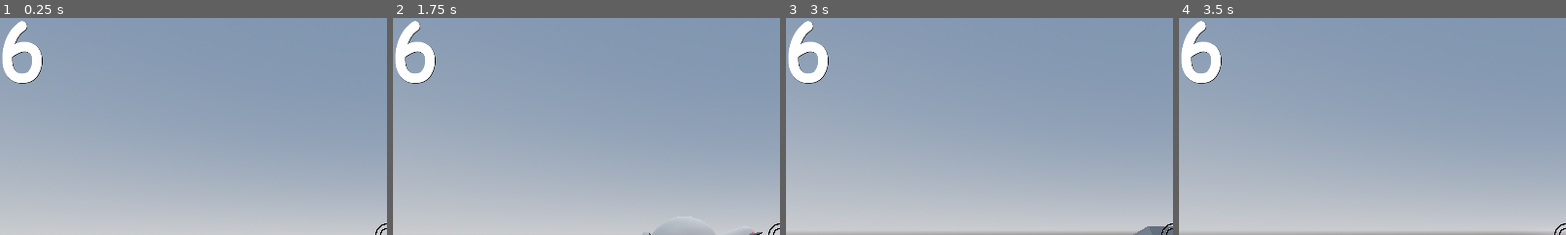
Above: before the commit, frames 1-4 (left to right).
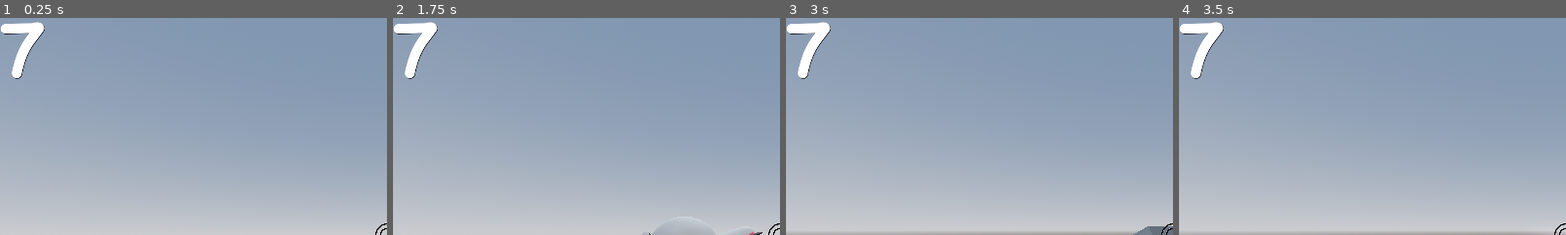
Above: after the commit, the same moments.

Repository: hasofit/NARUTO-FPS-LES-GO
Game: Godot game, scene res://scenes/world.tscn
The game is run twice, just before and just after one commit, with the same random seed, the same clock (stepped at 60 frames per second) and the same inputs.
Inputs (mouse positions are % of the whole screen's width and height, from its top left):
- Up to frame 1 (0.25 s): no input
- Up to frame 2 (1.75 s): move the mouse to (55, 50) at 0.52 s; hold W (move_forward) from 0.53 s (still down); tap F (Kunai Wall) at 0.6 s; tap Space (jump) at 0.77, 1.52 s; move the mouse to (45, 50) at 1.27 s; tap Q (ShadowClone) at 1.35 s
- Up to frame 3 (3 s): keep holding W (move_forward); move the mouse to (52, 48) at 2.02 s; tap K (Start) at 2.1 s; move the mouse to (49, 52) at 2.77 s; click (49, 52) at 2.85 s
- Up to frame 4 (3.5 s): keep holding W (move_forward); tap Space (jump) at 3.02 s
The pictures show only the part of the screen within x 0-50%, y 0-50%; the shares and areas given below are measured in that part.

The runs differ from the first frame. In frame 1, 2.1% of the frame differs, in the area x 0-12%, y 1-31%; in frame 2, 2.1%; in frame 3, 2.1%; in frame 4, 2.1%.
Error in both runs: Cannot call method 'start' on a null value. (res://scripts/player.gd:98)

Commit message:
FIXED IT!

Diff:
--- a/scenes/test_dummy.tscn
+++ b/scenes/test_dummy.tscn
@@ -1,6 +1,7 @@
-[gd_scene load_steps=5 format=3 uid="uid://drpfbvemhhrno"]
+[gd_scene load_steps=6 format=3 uid="uid://drpfbvemhhrno"]
 
 [ext_resource type="Script" uid="uid://c3hmeaxxpwxuu" path="res://scripts/test_dummy.gd" id="1_p43bn"]
+[ext_resource type="PackedScene" uid="uid://dadce4uxg87qf" path="res://scenes/kunai_proj.tscn" id="2_gionw"]
 
 [sub_resource type="StandardMaterial3D" id="StandardMaterial3D_nnsk1"]
 albedo_color = Color(1, 0, 0, 1)
@@ -20,6 +21,7 @@
 collision_mask = 7
 sleeping = true
 script = ExtResource("1_p43bn")
+kunai = ExtResource("2_gionw")
 
 [node name="MeshInstance3D" type="MeshInstance3D" parent="."]
 transform = Transform3D(2, 0, 0, 0, 2, 0, 0, 0, 2, 0, 0, 0)
@@ -32,5 +34,9 @@
 transform = Transform3D(1, 0, 0, 0, 1, 0, 0, 0, 1, -0.00986129, 0.741112, 0.961075)
 
 [node name="Change" type="Timer" parent="."]
+autostart = true
+
+[node name="shooting_point" type="Marker3D" parent="."]
+transform = Transform3D(1, 0, 0, 0, 1, 0, 0, 0, 1, 0, 1.78549, 4.42925)
 
 [connection signal="timeout" from="Change" to="." method="_on_change_timeout"]
--- a/scenes/world.tscn
+++ b/scenes/world.tscn
@@ -126,16 +126,16 @@
 material = SubResource("StandardMaterial3D_7r4gi")
 
 [node name="CSGBox3D14" type="CSGBox3D" parent="terrain"]
-transform = Transform3D(77.41, 0, 0, 0, 47.4926, 0, 0, 0, 77.41, -200.966, -1.19222, 151.099)
-use_collision = true
-size = Vector3(0.147, 0.235, 0.071)
+transform = Transform3D(77.41, 0, 0, 0, 47.4926, 0, 0, 0, 77.41, -199.8, -1.19222, 151.099)
+use_collision = true
+size = Vector3(0.177138, 0.235, 0.071)
 material = SubResource("StandardMaterial3D_7r4gi")
 
 [node name="CSGBox3D17" type="CSGBox3D" parent="terrain/CSGBox3D14"]
-transform = Transform3D(1, 0, 0, 0, 1, 0, 0, 0, 1, -0.0139229, -0.0276876, -0.0221467)
-operation = 2
-use_collision = true
-size = Vector3(0.120088, 0.0864641, 0.0265403)
+transform = Transform3D(1, 0, 0, 0, 1, 0, 0, 0, 1, -0.0224752, -0.0161615, -0.0156591)
+operation = 2
+use_collision = true
+size = Vector3(0.137192, 0.109516, 0.0395153)
 material = SubResource("StandardMaterial3D_7r4gi")
 
 [node name="CSGBox3D12" type="CSGBox3D" parent="terrain"]
@@ -175,9 +175,9 @@
 material = SubResource("StandardMaterial3D_7r4gi")
 
 [node name="CSGBox3D16" type="CSGBox3D" parent="terrain"]
-transform = Transform3D(77.41, 0, 0, 0, 47.4926, 0, 0, 0, 77.41, -198.41, -1.28039, 155.066)
-use_collision = true
-size = Vector3(0.142284, 0.23521, 0.172652)
+transform = Transform3D(77.41, 0, 0, 0, 47.4926, 0, 0, 0, 77.41, -198.41, -1.28039, 157.746)
+use_collision = true
+size = Vector3(0.142284, 0.23521, 0.103416)
 material = SubResource("StandardMaterial3D_7r4gi")
 
 [node name="CSGBox3D15" type="CSGBox3D" parent="terrain"]
@@ -285,33 +285,40 @@
 
 [node name="Enemies" type="Node3D" parent="."]
 
-[node name="Test Dummy" parent="Enemies" instance=ExtResource("2_rwgxs")]
+[node name="Test Dummy" parent="Enemies" node_paths=PackedStringArray("world") instance=ExtResource("2_rwgxs")]
 transform = Transform3D(1, 0, 0, 0, 1, 0, 0, 0, 1, -186.547, -16.264, 171.849)
-
-[node name="Test Dummy2" parent="Enemies" instance=ExtResource("2_rwgxs")]
+world = NodePath("../..")
+
+[node name="Test Dummy2" parent="Enemies" node_paths=PackedStringArray("world") instance=ExtResource("2_rwgxs")]
 transform = Transform3D(1, 0, 0, 0, 1, 0, 0, 0, 1, -163.665, -16.264, 171.547)
-
-[node name="Test Dummy3" parent="Enemies" instance=ExtResource("2_rwgxs")]
+world = NodePath("../..")
+
+[node name="Test Dummy3" parent="Enemies" node_paths=PackedStringArray("world") instance=ExtResource("2_rwgxs")]
 transform = Transform3D(1, 0, 0, 0, 1, 0, 0, 0, 1, -185.582, -16.737, 188.332)
+world = NodePath("../..")
 ai = true
 SPEED = 30
 
-[node name="Test Dummy4" parent="Enemies" instance=ExtResource("2_rwgxs")]
+[node name="Test Dummy4" parent="Enemies" node_paths=PackedStringArray("world") instance=ExtResource("2_rwgxs")]
 transform = Transform3D(1, 0, 0, 0, 1, 0, 0, 0, 1, -165.744, -16.264, 188.287)
 lock_rotation = true
+world = NodePath("../..")
 SPEED = 20
 
-[node name="Test Dummy5" parent="Enemies" instance=ExtResource("2_rwgxs")]
+[node name="Test Dummy5" parent="Enemies" node_paths=PackedStringArray("world") instance=ExtResource("2_rwgxs")]
 transform = Transform3D(5.22733e-05, 0, 1, 0, 1, 0, -1, 0, 5.22733e-05, -228.147, 0.246313, 129.108)
+world = NodePath("../..")
 health = 3
 
-[node name="Test Dummy6" parent="Enemies" instance=ExtResource("2_rwgxs")]
-transform = Transform3D(0.0187961, 0, -0.999823, 0, 1, 0, 0.999823, 0, 0.0187961, -203.496, -3.85813, 149.351)
-
-[node name="Test Dummy" parent="." instance=ExtResource("2_rwgxs")]
+[node name="Test Dummy6" parent="Enemies" node_paths=PackedStringArray("world") instance=ExtResource("2_rwgxs")]
+transform = Transform3D(0.0187961, 0, -0.999823, 0, 1, 0, 0.999823, 0, 0.0187961, -203.496, -2.29178, 149.641)
+world = NodePath("../..")
+shooting = true
+
+[node name="Test Dummy7" parent="Enemies" node_paths=PackedStringArray("world") instance=ExtResource("2_rwgxs")]
 transform = Transform3D(-0.0230887, 0, -0.999733, 0, 1, 0, 0.999733, 0, -0.0230887, -206.428, 12.7939, 159.67)
+world = NodePath("../..")
 ai = true
 SPEED = 25
-turn_time = 0
 
 [connection signal="timeout" from="CanvasLayer/Timer/Timer" to="Player" method="_on_timer_timeout"]
--- a/scripts/test_dummy.gd
+++ b/scripts/test_dummy.gd
@@ -2,33 +2,30 @@
 
 @onready var player: CharacterBody3D = $"../../Player"
 @onready var change: Timer = $Change
+@onready var shooting_point: Marker3D = $shooting_point
 
+@export var world : Node3D
+@export var kunai : PackedScene
 @export var health = 10
 @export var ai = false
+@export var shooting = false
 @export var SPEED = 300
-@export var turn_time = 1
+@export var turn_time : float = 1
 
 var left = false
 
-func _ready() -> void:
-	change.start(turn_time)
+func _on_change_timeout() -> void:
+	if shooting:
+		shoot()
 
-func _physics_process(delta: float) -> void:
-	if health < 1:
-		player.enemies_count -= 1
-		player.enemy_count.text = str(player.enemies_count)
-		queue_free()
-	if ai:
-		if left:
-			global_position += -transform.basis.x * SPEED * delta
-		elif !left:
-			global_position += transform.basis.x * SPEED * delta
-		lock_rotation = true
-	else:
-		lock_rotation = false
-
-func _on_change_timeout() -> void:
 	if left:
 		left = false
 	else:
 		left = true
+
+func shoot():
+	var new_kunai = kunai.instantiate()
+	world.add_child(new_kunai)
+	new_kunai.global_transform = shooting_point.global_transform
+
+	new_kunai.linear_velocity = new_kunai.global_transform.basis.z * 30.0
